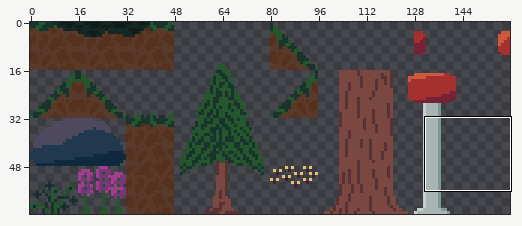
Two versions of one sprite sheet, res/tiles/forest/forest_spritesheet.png. The first picture is a wide view before the edit; the outline marks the close-up.
Close-up. The starting point:
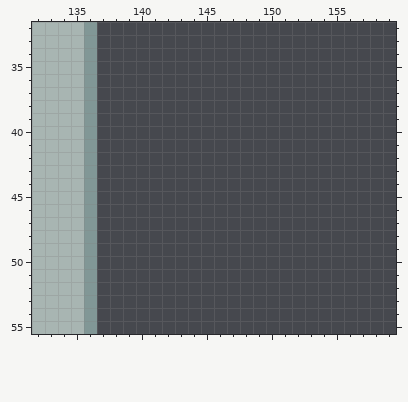
The file is 160x64 pixels. Shown: x 132..159, y 32..55.
After:
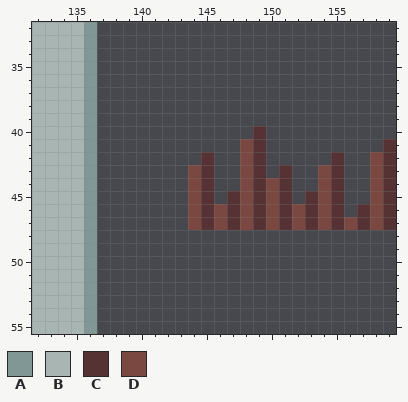
Palette (. is transparent): A #819796  B #a8b5b2  C #573234  D #7a4841
Diff:
Changed rows in their new state; - is an unchanged pixel.
first column x 144:
40 -----C----------
41 ----DC---------C
42 -C--DC-----C--DC
43 DC--DC-C--DC--DC
44 DC--DCDC--DC--DC
45 DC-CDCDC-CDC--DC
46 DCDCDCDCDCDC-CDC
47 DCDCDCDCDCDCDCDC
Where, in picture pixels (left, top, right, bottom), the same in both close-ups:
added: (188, 126, 396, 230)
